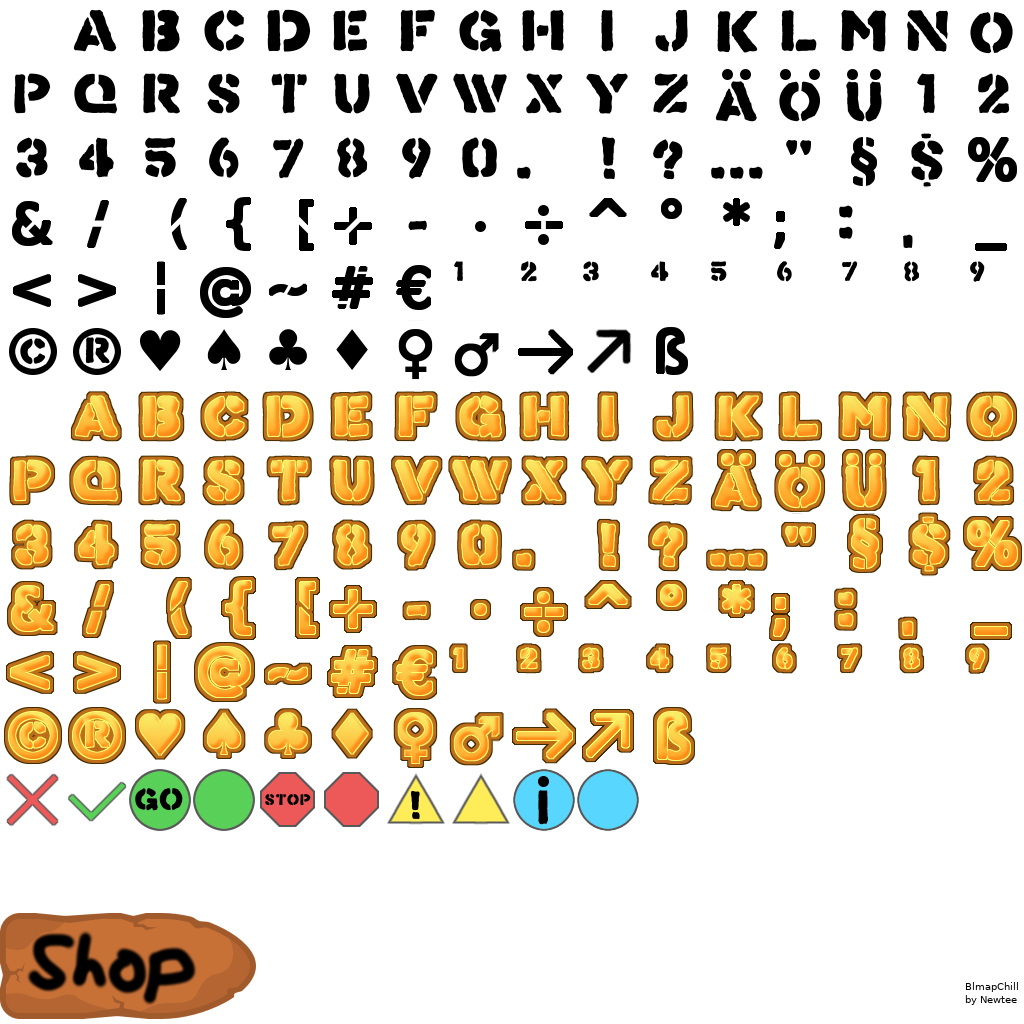
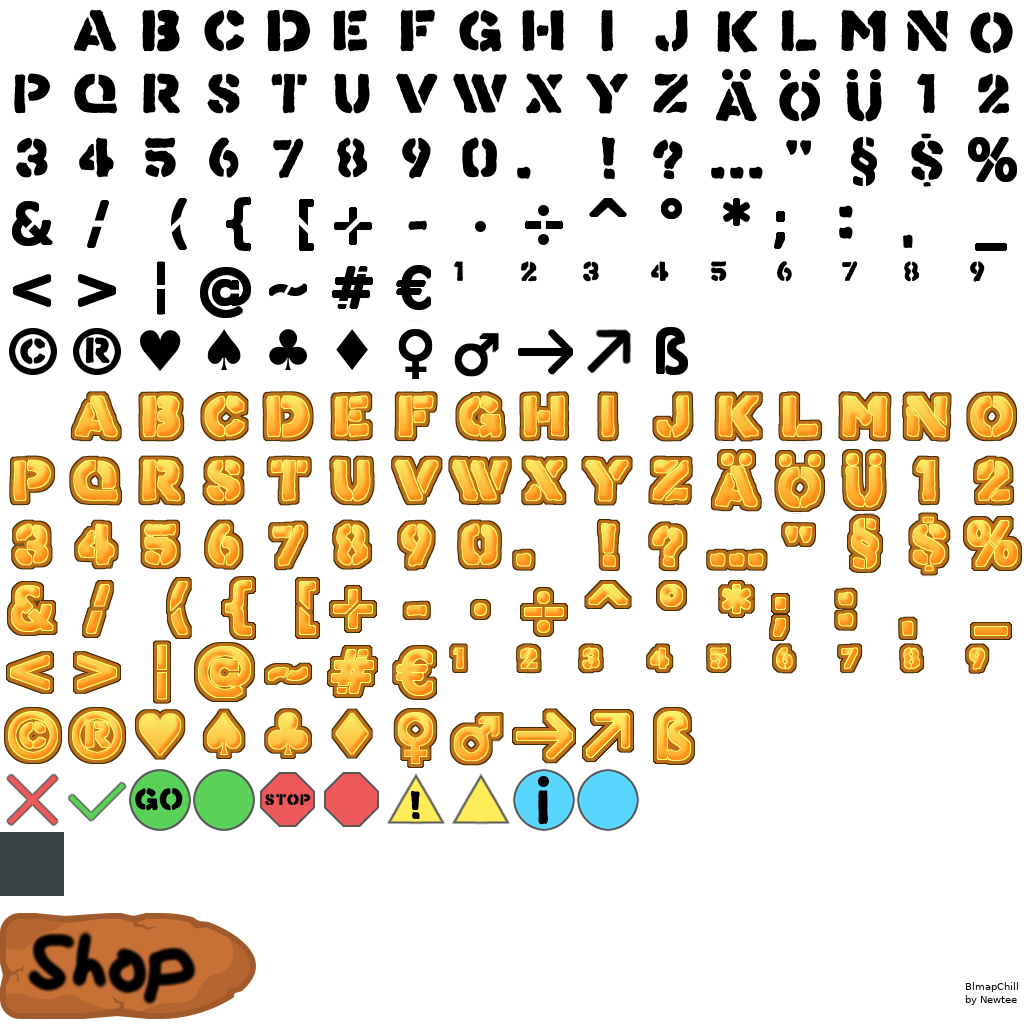
Layered file, before and after one edit (1024x1024). Changes by layer:
added layer "background" above "text" over [0, 832, 64, 896]
